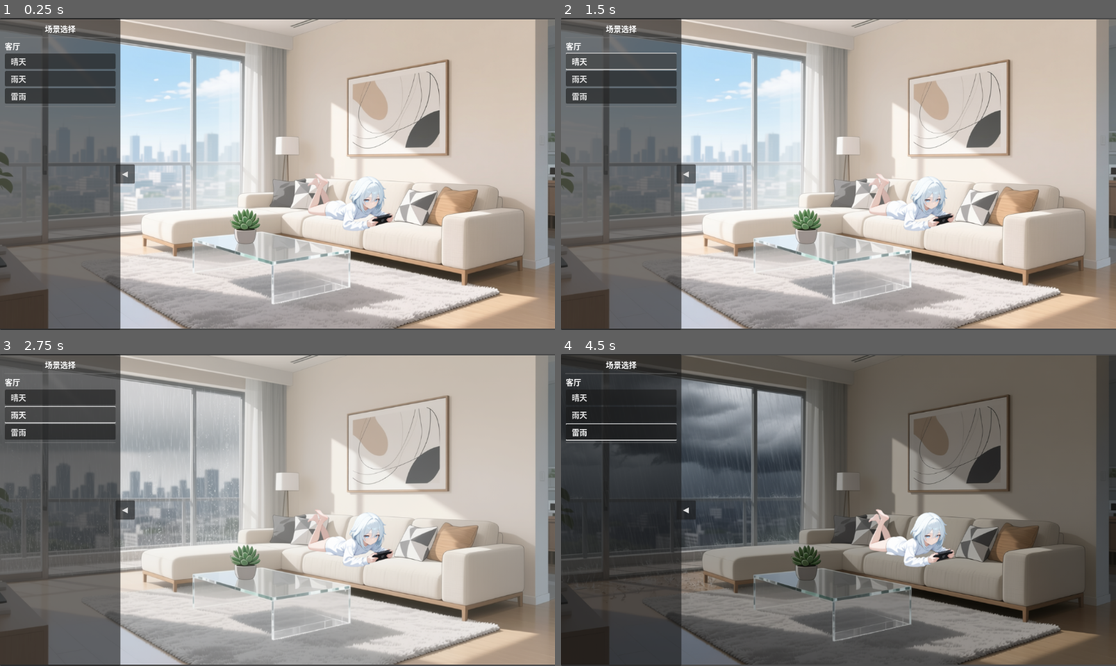
Above: before the commit, frames 1-4 (two rows, left to right).
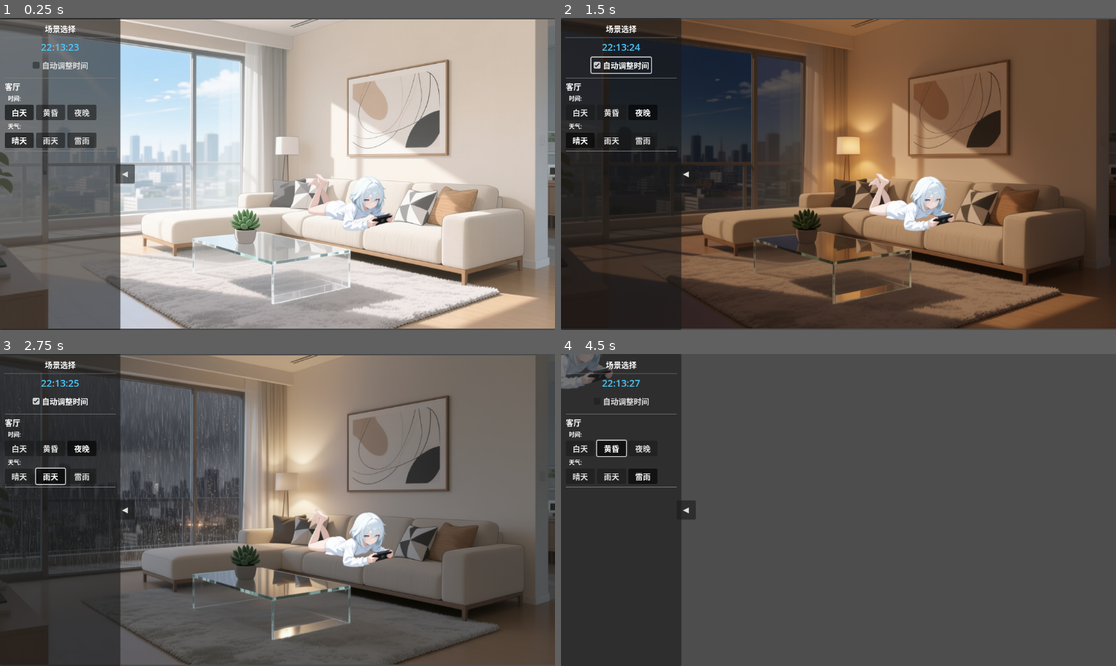
Above: after the commit, the same moments.

Repository: xhc2008/CABM-ED
Game: Godot game, scene res://scripts/main.tscn
The game is run twice, just before and just after one commit, with the same random seed, the same clock (stepped at 60 frames per second) and the same inputs.
Inputs (mouse positions are in pixels of both pictures, inside the frame that each line leads up to):
- Up to frame 1 (0.25 s): no input
- Up to frame 2 (1.5 s): click "晴天" at 0.5 s; click (622, 64) at 1.25 s, where only the run after the commit has a clickable "自动调整时间"
- Up to frame 3 (2.75 s): click "雨天" at 2 s
- Up to frame 4 (4.5 s): click (577, 447) at 2.75 s, where only the run after the commit has a clickable "白天"; click "雷雨" at 3.5 s; click (610, 447) at 4.25 s, where only the run after the commit has a clickable "黄昏"

The runs differ from the first frame. In frame 1, 4.5% of the frame differs, in the area x 0-21%, y 7-43%; in frame 2, 97%, in the area x 0-100%, y 0-100%; in frame 3, 94%; in frame 4, 44%.

Commit message:
fix 按钮

Diff:
--- a/config/scenes.json
+++ b/config/scenes.json
@@ -2,6 +2,11 @@
   "scenes": {
     "livingroom": {
       "name": "客厅",
+      "times": {
+        "day": "白天",
+        "dusk": "黄昏",
+        "night": "夜晚"
+      },
       "weathers": {
         "sunny": "晴天",
         "rainy": "雨天",
--- a/scripts/character.gd
+++ b/scripts/character.gd
@@ -8,7 +8,7 @@
 var background_node: TextureRect
 
 # 聊天状态的配置
-const CHAT_POSITION_RATIO = Vector2(0.5, 0.6)  # 向下调整到0.5
+const CHAT_POSITION_RATIO = Vector2(0.5, 0.6) # 向下调整到0.5
 const CHAT_SCALE = 0.7
 
 func _ready():
@@ -34,7 +34,7 @@
 	# 计算保持比例的缩放
 	var scale_x = container_size.x / texture_size.x
 	var scale_y = container_size.y / texture_size.y
-	var bg_scale = min(scale_x, scale_y)  # 保持比例，使用较小的缩放
+	var bg_scale = min(scale_x, scale_y) # 保持比例，使用较小的缩放
 
 	# 计算实际渲染的图片大小
 	var actual_size = texture_size * bg_scale
@@ -122,7 +122,6 @@
 		texture_normal = load(image_path)
 
 
-
 		# 更新位置和缩放
 		_update_position_and_scale_from_preset()
 
--- a/scripts/main.gd
+++ b/scripts/main.gd
@@ -44,8 +44,8 @@
 	# 加载角色到新场景
 	character.load_character_for_scene(scene_id)
 
-func _on_scene_changed(scene_id: String, weather_id: String):
-	load_scene(scene_id, weather_id, current_time)
+func _on_scene_changed(scene_id: String, weather_id: String, time_id: String):
+	load_scene(scene_id, weather_id, time_id)
 
 func _on_character_clicked():
 	# 角色被点击，开始聊天
--- a/scripts/sidebar.gd
+++ b/scripts/sidebar.gd
@@ -1,6 +1,6 @@
 extends Panel
 
-signal scene_changed(scene_id: String, weather_id: String)
+signal scene_changed(scene_id: String, weather_id: String, time_id: String)
 
 @onready var scene_list: VBoxContainer = $MarginContainer/VBoxContainer/ScrollContainer/SceneList
 @onready var toggle_button: Button = $ToggleButton
@@ -13,6 +13,11 @@
 var scenes = {
 	"livingroom": {
 		"name": "客厅",
+		"times": {
+			"day": "白天",
+			"dusk": "黄昏",
+			"night": "夜晚"
+		},
 		"weathers": {
 			"sunny": "晴天",
 			"rainy": "雨天",
@@ -21,13 +26,126 @@
 	}
 }
 
+var current_scene_id: String = "livingroom"
+var current_time_id: String = "day"
+var current_weather_id: String = "sunny"
+var auto_time_enabled: bool = false
+var clock_label: Label
+var auto_checkbox: CheckBox
+var time_update_timer: Timer
+var time_buttons = {}
+var weather_buttons = {}
+
 func _ready():
 	toggle_button.pressed.connect(_on_toggle_pressed)
+	_load_scenes_config()
+	_setup_clock_and_auto()
 	_build_scene_list()
 
+	# 启动时钟更新定时器
+	time_update_timer = Timer.new()
+	time_update_timer.wait_time = 1.0
+	time_update_timer.timeout.connect(_update_clock)
+	add_child(time_update_timer)
+	time_update_timer.start()
+	_update_clock()
+
+func _setup_clock_and_auto():
+	# 在场景列表顶部添加时钟和自动选项
+	var header_container = VBoxContainer.new()
+	header_container.add_theme_constant_override("separation", 8)
+
+	# 电子时钟
+	clock_label = Label.new()
+	clock_label.horizontal_alignment = HORIZONTAL_ALIGNMENT_CENTER
+	clock_label.add_theme_font_size_override("font_size", 20)
+	clock_label.add_theme_color_override("font_color", Color(0.3, 0.8, 1.0))
+	header_container.add_child(clock_label)
+
+	# 自动时间勾选框
+	var auto_container = HBoxContainer.new()
+	auto_container.alignment = BoxContainer.ALIGNMENT_CENTER
+	auto_checkbox = CheckBox.new()
+	auto_checkbox.text = "自动调整时间"
+	auto_checkbox.toggled.connect(_on_auto_time_toggled)
+	auto_container.add_child(auto_checkbox)
+	header_container.add_child(auto_container)
+
+	# 分隔线
+	var separator = HSeparator.new()
+	header_container.add_child(separator)
+
+	# 插入到场景列表顶部
+	scene_list.add_child(header_container)
+	scene_list.move_child(header_container, 0)
+
+func _update_clock():
+	var time_dict = Time.get_time_dict_from_system()
+	var hour = time_dict["hour"]
+	var minute = time_dict["minute"]
+	var second = time_dict["second"]
+
+	clock_label.text = "%02d:%02d:%02d" % [hour, minute, second]
+
+	# 如果启用自动时间，更新时间段
+	if auto_time_enabled:
+		_auto_adjust_time_period(hour)
+
+func _auto_adjust_time_period(hour: int):
+	var time_id = _get_time_period_from_hour(hour)
+
+	# 更新当前时间选择
+	if current_time_id != time_id:
+		current_time_id = time_id
+		_update_button_states()
+		_emit_scene_change()
+
+func _get_time_period_from_hour(hour: int) -> String:
+	# 7:00-17:59 = 白天 (day)
+	# 18:00-19:59 = 黄昏 (dusk)
+	# 20:00-3:59 = 夜晚 (night)
+	# 4:00-6:59 (凌晨) = 黄昏 (dusk)
+
+	if hour >= 4 and hour < 7:
+		return "dusk"  # 凌晨算作黄昏
+	elif hour >= 7 and hour < 18:
+		return "day"
+	elif hour >= 18 and hour < 20:
+		return "dusk"
+	else:
+		return "night"
+
+func _on_auto_time_toggled(enabled: bool):
+	auto_time_enabled = enabled
+
+	if enabled:
+		# 立即更新一次时间
+		var time_dict = Time.get_time_dict_from_system()
+		_auto_adjust_time_period(time_dict["hour"])
+
+func _load_scenes_config():
+	var config_path = "res://config/scenes.json"
+	if FileAccess.file_exists(config_path):
+		var file = FileAccess.open(config_path, FileAccess.READ)
+		var json_string = file.get_as_text()
+		file.close()
+
+		var json = JSON.new()
+		var error = json.parse(json_string)
+		if error == OK:
+			var data = json.data
+			if data.has("scenes"):
+				scenes = data["scenes"]
+
 func _build_scene_list():
-	# 清空现有列表
+	# 清空现有列表（保留时钟和自动选项）
+	var children_to_remove = []
 	for child in scene_list.get_children():
+		# 跳过第一个子节点（时钟和自动选项容器）
+		if child != scene_list.get_child(0):
+			children_to_remove.append(child)
+
+	for child in children_to_remove:
 		child.queue_free()
 
 	# 为每个场景创建按钮组
@@ -40,22 +158,84 @@
 		scene_label.add_theme_font_size_override("font_size", 16)
 		scene_list.add_child(scene_label)
 
-		# 天气按钮
-		for weather_id in scene_data["weathers"]:
-			var weather_name = scene_data["weathers"][weather_id]
-			var button = Button.new()
-			button.text = "  " + weather_name
-			button.alignment = HORIZONTAL_ALIGNMENT_LEFT
-			button.pressed.connect(_on_weather_selected.bind(scene_id, weather_id))
-			scene_list.add_child(button)
+		# 时间按钮组
+		if scene_data.has("times"):
+			var time_label = Label.new()
+			time_label.text = "  时间:"
+			time_label.add_theme_font_size_override("font_size", 12)
+			scene_list.add_child(time_label)
+
+			var time_container = HBoxContainer.new()
+			time_container.add_theme_constant_override("separation", 5)
+			for time_id in scene_data["times"]:
+				var time_name = scene_data["times"][time_id]
+				var button = Button.new()
+				button.text = time_name
+				button.custom_minimum_size = Vector2(60, 30)
+				button.toggle_mode = true
+				button.pressed.connect(_on_time_selected.bind(time_id))
+				time_container.add_child(button)
+
+				# 保存按钮引用
+				time_buttons[time_id] = button
+			scene_list.add_child(time_container)
+
+		# 天气按钮组
+		if scene_data.has("weathers"):
+			var weather_label = Label.new()
+			weather_label.text = "  天气:"
+			weather_label.add_theme_font_size_override("font_size", 12)
+			scene_list.add_child(weather_label)
+
+			var weather_container = HBoxContainer.new()
+			weather_container.add_theme_constant_override("separation", 5)
+			for weather_id in scene_data["weathers"]:
+				var weather_name = scene_data["weathers"][weather_id]
+				var button = Button.new()
+				button.text = weather_name
+				button.custom_minimum_size = Vector2(60, 30)
+				button.toggle_mode = true
+				button.pressed.connect(_on_weather_selected.bind(weather_id))
+				weather_container.add_child(button)
+
+				# 保存按钮引用
+				weather_buttons[weather_id] = button
+			scene_list.add_child(weather_container)
 
 		# 分隔符
 		var separator = HSeparator.new()
 		scene_list.add_child(separator)
 
-func _on_weather_selected(scene_id: String, weather_id: String):
-	print("选择场景: %s, 天气: %s" % [scene_id, weather_id])
-	scene_changed.emit(scene_id, weather_id)
+	# 初始化按钮状态
+	_update_button_states()
+
+func _on_time_selected(time_id: String):
+	# 手动选择时间时，禁用自动模式
+	if auto_time_enabled:
+		auto_time_enabled = false
+		auto_checkbox.button_pressed = false
+
+	current_time_id = time_id
+	_update_button_states()
+	_emit_scene_change()
+
+func _on_weather_selected(weather_id: String):
+	current_weather_id = weather_id
+	_update_button_states()
+	_emit_scene_change()
+
+func _update_button_states():
+	# 更新时间按钮状态
+	for time_id in time_buttons:
+		time_buttons[time_id].button_pressed = (time_id == current_time_id)
+
+	# 更新天气按钮状态
+	for weather_id in weather_buttons:
+		weather_buttons[weather_id].button_pressed = (weather_id == current_weather_id)
+
+func _emit_scene_change():
+	print("选择场景: %s, 天气: %s, 时间: %s" % [current_scene_id, current_weather_id, current_time_id])
+	scene_changed.emit(current_scene_id, current_weather_id, current_time_id)
 
 func _on_toggle_pressed():
 	is_expanded = !is_expanded
